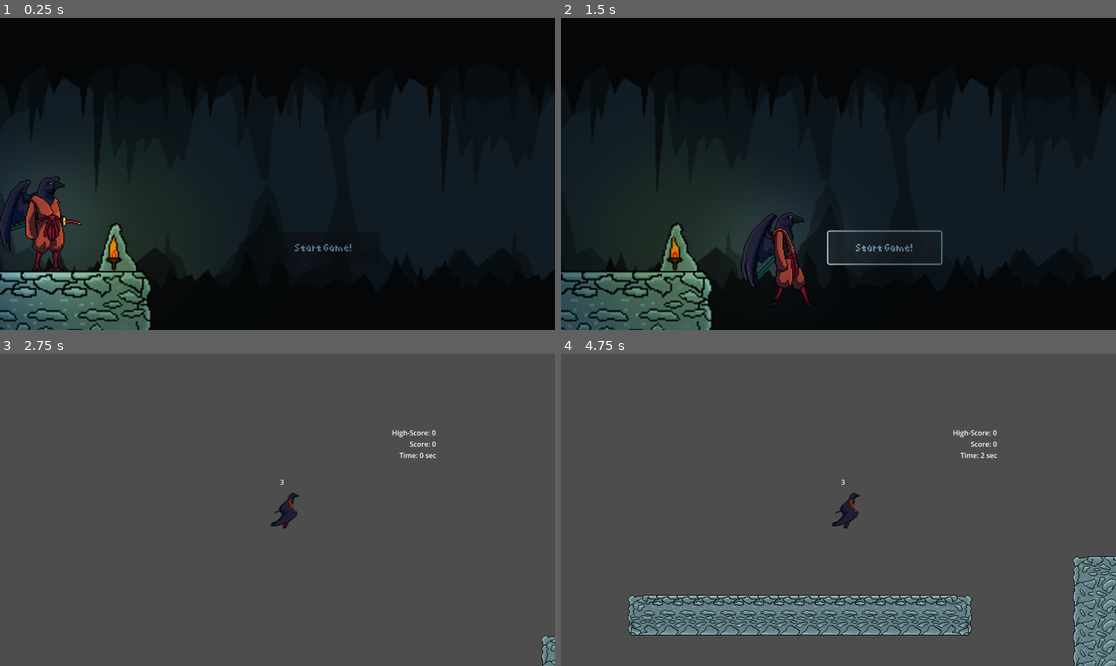
Above: before the commit, frames 1-4 (two rows, left to right).
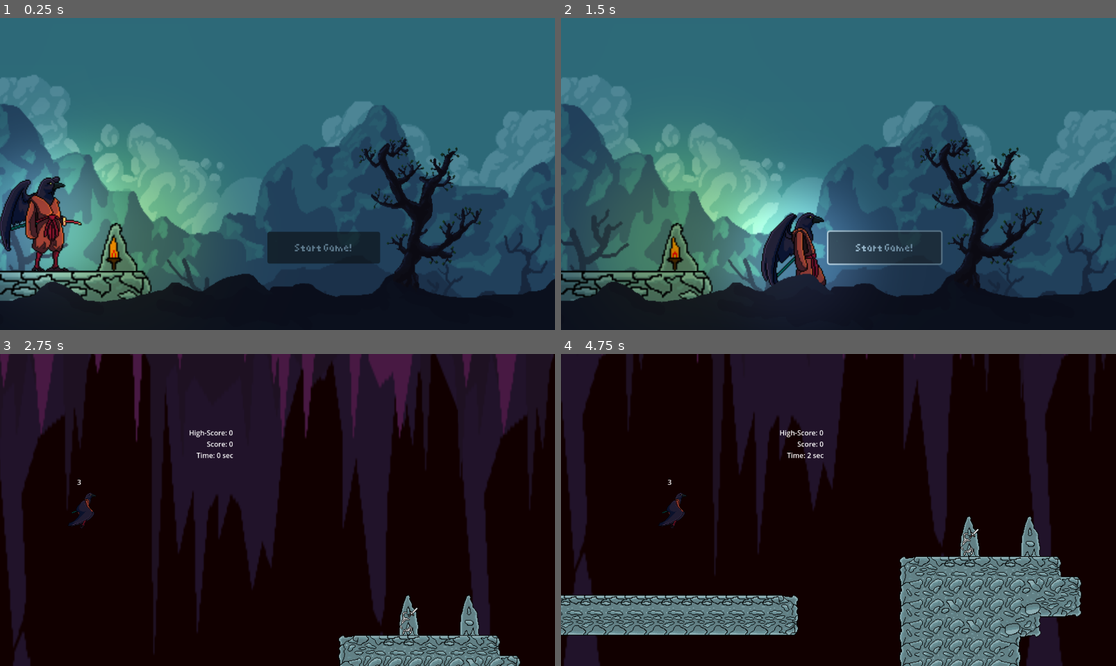
Above: after the commit, the same moments.

Repository: Neolanco/samurai-game
Game: Godot game, scene res://titlescreen.tscn
Two runs of this game, one before a commit and one after it. Both use one fixed random seed, a clock stepped at 60 frames per second and the inputs below.
Inputs:
- Up to frame 1 (0.25 s): no input
- Up to frame 2 (1.5 s): click "Start Game!" at 0.5 s; click "Start Game!" at 1.25 s
- Up to frame 3 (2.75 s): tap Enter (ui_accept) at 2, 2.27 s; hold Right (ui_right) from 2.03 s (still down); hold Space from 2.03 s (still down)
- Up to frame 4 (4.75 s): release Right (ui_right) at 2.78 s; release Space at 2.78 s; hold W from 2.78 s (still down); tap Shift at 2.85 s; tap Enter (ui_accept) at 3.02, 4.52 s; hold Q 3.53-4.28 s; tap Space at 4.35 s

The runs differ from the first frame. In frame 1, 82% of the frame differs, in the area x 0-100%, y 0-100%; in frame 2, 87%; in frame 3, 100%; in frame 4, 96%.

Commit message:
paralax background

Diff:
--- a/main.tscn
+++ b/main.tscn
@@ -1,7 +1,11 @@
-[gd_scene load_steps=3 format=3 uid="uid://c1eor63wtdlft"]
+[gd_scene load_steps=7 format=3 uid="uid://c1eor63wtdlft"]
 
 [ext_resource type="Script" path="res://main.gd" id="1_3byd7"]
 [ext_resource type="PackedScene" uid="uid://bplbj3sfn2no5" path="res://player_1.tscn" id="1_kn2ah"]
+[ext_resource type="Texture2D" uid="uid://b2q8g3gt1tr3n" path="res://refrences/cave backgrounds/red_L1.png" id="3_ruq6u"]
+[ext_resource type="Texture2D" uid="uid://cqqepxfjd183v" path="res://refrences/cave backgrounds/red_L2.png" id="4_u10rw"]
+[ext_resource type="Texture2D" uid="uid://bdu5hw8cjnktr" path="res://refrences/cave backgrounds/red_L3.png" id="5_tkqpy"]
+[ext_resource type="Texture2D" uid="uid://cbue4nr1e2dlk" path="res://refrences/cave backgrounds/red_L4.png" id="6_ufp1h"]
 
 [node name="Main" type="Node2D"]
 script = ExtResource("1_3byd7")
@@ -9,6 +13,7 @@
 [node name="Player1" parent="." instance=ExtResource("1_kn2ah")]
 
 [node name="Camera2D2" type="Camera2D" parent="Player1"]
+limit_left = 0
 
 [node name="ScoreLabel" type="Label" parent="Player1/Camera2D2"]
 offset_left = 56.0
@@ -17,3 +22,69 @@
 offset_bottom = -160.0
 text = "Test"
 horizontal_alignment = 2
+
+[node name="ParallaxBackground" type="ParallaxBackground" parent="."]
+offset = Vector2(1500, 125)
+transform = Transform2D(1, 0, 0, 1, 1500, 125)
+scroll_offset = Vector2(10, 0)
+
+[node name="base" type="ParallaxLayer" parent="ParallaxBackground"]
+visible = false
+position = Vector2(0, -2000)
+scale = Vector2(20, 20)
+
+[node name="TextureRect" type="TextureRect" parent="ParallaxBackground/base"]
+offset_right = 64000.0
+offset_bottom = 250.0
+texture = ExtResource("3_ruq6u")
+stretch_mode = 1
+
+[node name="TextureRect2" type="TextureRect" parent="ParallaxBackground/base"]
+offset_right = 64000.0
+offset_bottom = 250.0
+texture = ExtResource("4_u10rw")
+stretch_mode = 1
+
+[node name="TextureRect3" type="TextureRect" parent="ParallaxBackground/base"]
+offset_right = 64000.0
+offset_bottom = 250.0
+texture = ExtResource("5_tkqpy")
+stretch_mode = 1
+
+[node name="TextureRect4" type="TextureRect" parent="ParallaxBackground/base"]
+offset_right = 64000.0
+offset_bottom = 250.0
+texture = ExtResource("6_ufp1h")
+stretch_mode = 1
+
+[node name="ParallaxLayer" type="ParallaxLayer" parent="ParallaxBackground"]
+motion_scale = Vector2(0.1, 1)
+motion_mirroring = Vector2(3200, 3100)
+
+[node name="RedL1" type="Sprite2D" parent="ParallaxBackground/ParallaxLayer"]
+scale = Vector2(5, 12.5)
+texture = ExtResource("3_ruq6u")
+
+[node name="ParallaxLayer2" type="ParallaxLayer" parent="ParallaxBackground"]
+motion_scale = Vector2(0.2, 1)
+motion_mirroring = Vector2(3200, 3100)
+
+[node name="RedL2" type="Sprite2D" parent="ParallaxBackground/ParallaxLayer2"]
+scale = Vector2(5, 12.5)
+texture = ExtResource("4_u10rw")
+
+[node name="ParallaxLayer3" type="ParallaxLayer" parent="ParallaxBackground"]
+motion_scale = Vector2(0.3, 1)
+motion_mirroring = Vector2(3200, 3100)
+
+[node name="RedL3" type="Sprite2D" parent="ParallaxBackground/ParallaxLayer3"]
+scale = Vector2(5, 12.5)
+texture = ExtResource("5_tkqpy")
+
+[node name="ParallaxLayer4" type="ParallaxLayer" parent="ParallaxBackground"]
+motion_scale = Vector2(0.4, 1)
+motion_mirroring = Vector2(3200, 3100)
+
+[node name="RedL4" type="Sprite2D" parent="ParallaxBackground/ParallaxLayer4"]
+scale = Vector2(5, 12.5)
+texture = ExtResource("6_ufp1h")
--- a/titlescreen.tscn
+++ b/titlescreen.tscn
@@ -1,15 +1,16 @@
-[gd_scene load_steps=11 format=3 uid="uid://csvhfk8ckmvr0"]
+[gd_scene load_steps=12 format=3 uid="uid://csvhfk8ckmvr0"]
 
 [ext_resource type="Script" path="res://titlescreen.gd" id="1_xus21"]
 [ext_resource type="TileSet" uid="uid://curtu215lbuqg" path="res://sprites/general-tileset.tres" id="2_aj342"]
 [ext_resource type="PackedScene" uid="uid://dnopqbshnc0jx" path="res://player_dummy.tscn" id="2_rnf7f"]
-[ext_resource type="Texture2D" uid="uid://i0yr8p2bwg2h" path="res://refrences/cave backgrounds/grey_L1.png" id="4_hvbxn"]
-[ext_resource type="Texture2D" uid="uid://ds53dgsr1fnj0" path="res://refrences/cave backgrounds/grey_L2.png" id="5_hdlcj"]
 [ext_resource type="Texture2D" uid="uid://dot8eo665aeqq" path="res://refrences/2D lighting tutorial/light.png" id="5_oljv4"]
-[ext_resource type="Texture2D" uid="uid://d1vscsvcv6gye" path="res://refrences/cave backgrounds/grey_L3.png" id="6_oiuuu"]
-[ext_resource type="Texture2D" uid="uid://c6nyl6n6xyn2f" path="res://refrences/cave backgrounds/grey_L4.png" id="7_4fv0y"]
+[ext_resource type="Texture2D" uid="uid://be7kpix7mry7c" path="res://refrences/paralax tutorial/parallax-00.png" id="7_2htk7"]
+[ext_resource type="Texture2D" uid="uid://begaffd3l4n7y" path="res://refrences/paralax tutorial/parallax-01.png" id="8_iasdf"]
 [ext_resource type="Theme" uid="uid://l2kuag675c7k" path="res://general theme.tres" id="9_0jkfe"]
 [ext_resource type="PackedScene" uid="uid://buv03lchlewpy" path="res://Torch.tscn" id="9_u3cns"]
+[ext_resource type="Texture2D" uid="uid://cohlcxchno3kj" path="res://refrences/paralax tutorial/parallax-02.png" id="9_wup5p"]
+[ext_resource type="Texture2D" uid="uid://cjld1c0aclu42" path="res://refrences/paralax tutorial/parallax-03.png" id="10_6to6y"]
+[ext_resource type="Texture2D" uid="uid://bpxalaho72knf" path="res://refrences/paralax tutorial/parallax-04.png" id="11_8k3en"]
 
 [node name="Titlescreen" type="Node2D"]
 script = ExtResource("1_xus21")
@@ -20,10 +21,9 @@
 [node name="TileMap" type="TileMap" parent="."]
 tile_set = ExtResource("2_aj342")
 format = 2
-layer_0/tile_data = PackedInt32Array(393215, 458752, 8, 4587 …(176 unchanged characters)… , 393214, 458752, 8, 458750, 458752, 7, 393221, 458752, 12, 327685, 458752, 12, 262149, 458752, 12, 196613, 458752, 12, 131077, 458752, 12, 65541, 458752, 12)
+layer_0/tile_data = PackedInt32Array(393215, 458752, 8, 4587 …(176 unchanged characters)… , 393214, 458752, 8, 458750, 458752, 7, 65541, 458752, 12)
 
 [node name="Player_dummy" parent="." instance=ExtResource("2_rnf7f")]
-z_index = 4
 position = Vector2(50, 286.57)
 
 [node name="PointLight2D" type="PointLight2D" parent="Player_dummy"]
@@ -32,12 +32,14 @@
 texture_scale = 0.6
 
 [node name="Camera2D" type="Camera2D" parent="."]
+z_index = 10
 anchor_mode = 0
 zoom = Vector2(2.5, 2.5)
 limit_left = 0
 limit_top = 0
 
 [node name="UI" type="Control" parent="."]
+z_index = 15
 layout_mode = 3
 anchors_preset = 0
 offset_right = 40.0
@@ -62,24 +64,30 @@
 z_index = -1
 position = Vector2(423, 218.75)
 scale = Vector2(1.5, 1.75)
-texture = ExtResource("4_hvbxn")
+texture = ExtResource("7_2htk7")
 
 [node name="GreyL2" type="Sprite2D" parent="Background"]
 z_index = -1
 position = Vector2(423, 218.75)
 scale = Vector2(1.5, 1.75)
-texture = ExtResource("5_hdlcj")
+texture = ExtResource("8_iasdf")
 
 [node name="GreyL3" type="Sprite2D" parent="Background"]
 z_index = -1
 position = Vector2(423, 218.75)
 scale = Vector2(1.5, 1.75)
-texture = ExtResource("6_oiuuu")
+texture = ExtResource("9_wup5p")
 
 [node name="GreyL4" type="Sprite2D" parent="Background"]
 z_index = -1
 position = Vector2(423, 218.75)
 scale = Vector2(1.5, 1.75)
-texture = ExtResource("7_4fv0y")
+texture = ExtResource("10_6to6y")
+
+[node name="GreyL5" type="Sprite2D" parent="Background"]
+z_index = 1
+position = Vector2(336, 283)
+scale = Vector2(0.980311, 1.0963)
+texture = ExtResource("11_8k3en")
 
 [connection signal="pressed" from="UI/BTNstart" to="." method="_on_BTNstart_pressed"]
Not shown: 1 places in platforms/smb1-1.tscn that only renumber resources
Binary file added: refrences/paralax tutorial/parallax-00.png
Binary file added: refrences/paralax tutorial/parallax-01.png
Binary file added: refrences/paralax tutorial/parallax-02.png
Binary file added: refrences/paralax tutorial/parallax-03.png
Binary file added: refrences/paralax tutorial/parallax-04.png
Not shown: 1 places in sprites/general-tileset.tres that only renumber resources
Not shown, changed: .gitignore
Not shown, changed: sprites/Thumbs.db
Not shown, changed: sprites/tiles_spritesheet.png~
